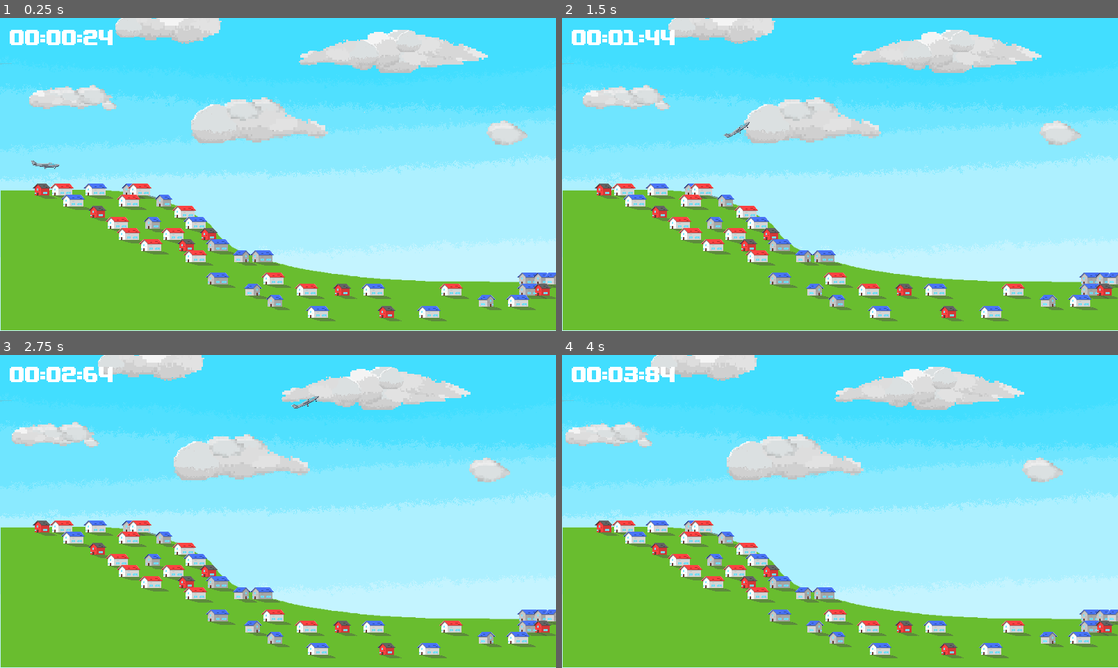
Above: before the commit, frames 1-4 (two rows, left to right).
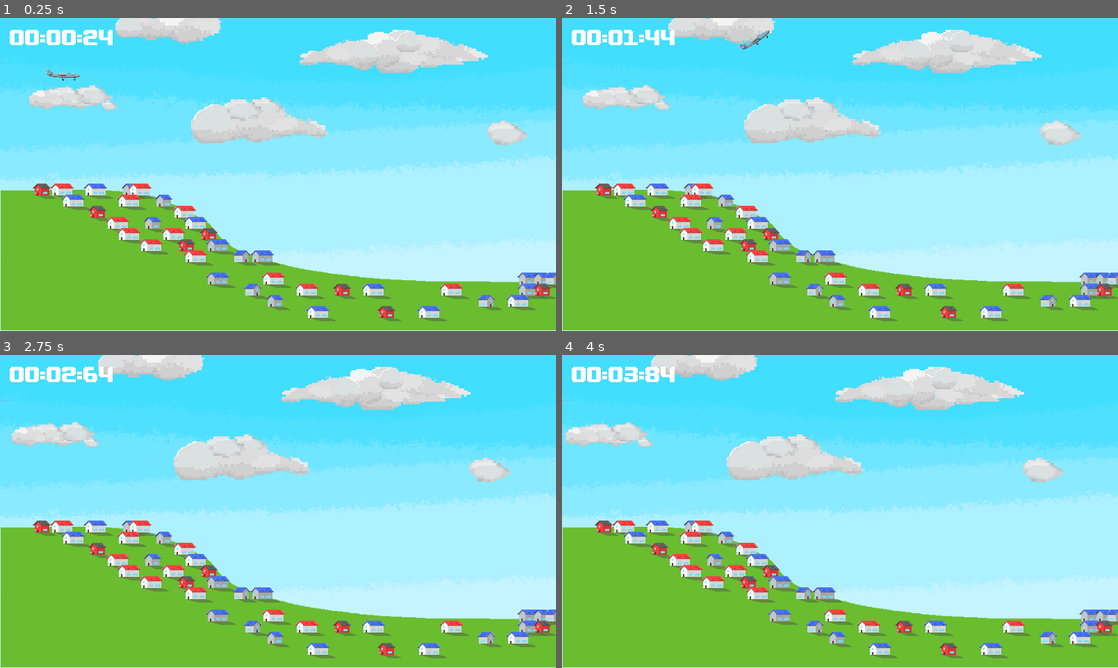
Above: after the commit, the same moments.

Repository: le-cds/untitledgamejam18
Game: Godot game, scene res://scenes/World2D.tscn
Same seed, same stepped clock (60 frames per second), same inputs: the game is played once before the commit and once after it.
Inputs (mouse positions are in pixels of both pictures, inside the frame that each line leads up to):
- Up to frame 1 (0.25 s): no input
- Up to frame 2 (1.5 s): tap Enter (ui_accept) at 0.5, 0.77 s; move the mouse to (962, 158) at 0.52 s; hold Down (game_gravity_up) 0.53-1.28 s; click (962, 158) at 0.67 s; move the mouse to (728, 190) at 1.27 s; hold Up (game_gravity_down) from 1.28 s (still down)
- Up to frame 3 (2.75 s): tap Enter (ui_accept) at 1.52 s; move the mouse to (333, 442) at 2.02 s; release Up (game_gravity_down) at 2.03 s; hold Down (game_gravity_up) from 2.03 s (still down)
- Up to frame 4 (4 s): move the mouse to (812, 574) at 2.77 s; click (812, 574) at 2.92 s; tap Enter (ui_accept) at 3.02, 3.77 s; move the mouse to (1006, 558) at 3.52 s; release Down (game_gravity_up) at 3.53 s; hold Up (game_gravity_down) from 3.53 s (still down)

The runs differ from the first frame. In frame 1, 0.2% of the frame differs, in the area x 5-15%, y 16-49%; in frame 2, 0.2%; in frame 3, less than 0.1%; in frame 4, nothing differs.

Commit message:
Move plane scene instance to level

Diff:
--- a/glider/scenes/Levels/Level01.tscn
+++ b/glider/scenes/Levels/Level01.tscn
@@ -1,7 +1,8 @@
-[gd_scene load_steps=6 format=2]
+[gd_scene load_steps=7 format=2]
 
 [ext_resource path="res://scenes/World/level.png" type="Texture" id=1]
 [ext_resource path="res://scenes/World/house-tileset.tres" type="TileSet" id=2]
+[ext_resource path="res://scenes/Plane2D/Plane2D.tscn" type="PackedScene" id=3]
 [ext_resource path="res://scenes/HUD.tscn" type="PackedScene" id=4]
 
 [sub_resource type="PhysicsMaterial" id=1]
@@ -57,3 +58,7 @@
 tile_data = PoolIntArray( 65517, 5, 0, 65519, 0, 0, 65522, 6, 0, 65525, 3, 0, 65526, 0, 0, 131056, 6, 0, 131061, 0, 0,  …(462 unchanged characters)…
 
 [node name="HUD" parent="." instance=ExtResource( 4 )]
+
+[node name="Plane2D" parent="." instance=ExtResource( 3 )]
+position = Vector2( -419.342, -168.88 )
+scale = Vector2( 0.6, 0.6 )
--- a/glider/scenes/World2D.tscn
+++ b/glider/scenes/World2D.tscn
@@ -1,6 +1,5 @@
-[gd_scene load_steps=7 format=2]
+[gd_scene load_steps=6 format=2]
 
-[ext_resource path="res://scenes/Plane2D/Plane2D.tscn" type="PackedScene" id=1]
 [ext_resource path="res://scenes/World/skybox.png" type="Texture" id=2]
 [ext_resource path="res://scenes/World/clouds.png" type="Texture" id=3]
 [ext_resource path="res://scenes/Levels/Level01.tscn" type="PackedScene" id=4]
@@ -30,8 +29,4 @@
 }
 scroll_speed = 0.01
 
-[node name="Plane2D" parent="." instance=ExtResource( 1 )]
-position = Vector2( 32.9907, 253.492 )
-scale = Vector2( 0.5, 0.5 )
-
 [node name="Level01" parent="." instance=ExtResource( 4 )]
